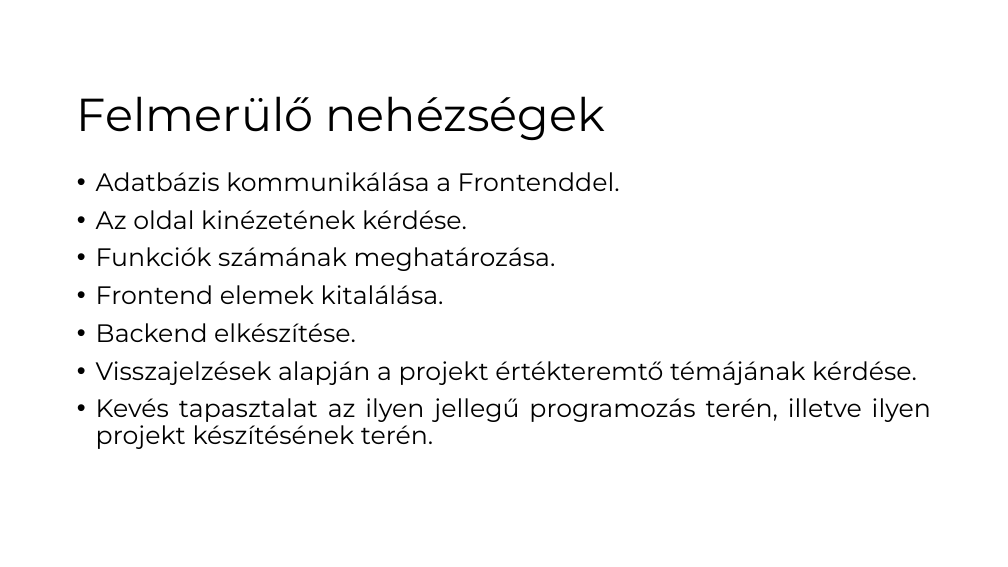
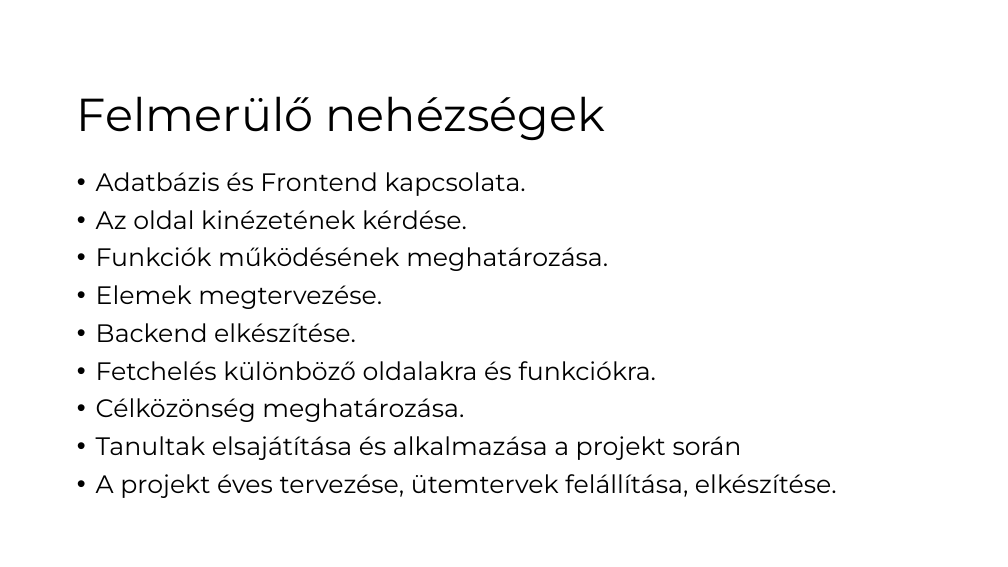
Before and after one commit to Azozzer/Projetkmunka-1-2, a slide deck: slide 4 of SZE_tantargyi_tudasbazis.pptx (slide 5 before the commit). Drawn at 1008x567 pixels with LibreOffice and Linux fonts; fonts in the diff are those of the drawing; background and template pictures are left out. Boxes give left, top, right and bottom in pixels: in the first picture for what was removed or moved away, otherwise in the second. Text is boxed around its words. In the diff, an @@ line names an element or a change of style, - is before the commit and + after.

```diff
--- a/SZE_tantargyi_tudasbazis.pptx
+++ b/SZE_tantargyi_tudasbazis.pptx
@@ text at <box>96,172,526,196</box>: text changed @@
-• Adatbázis kommunikálása a Frontenddel.
+• Adatbázis és Frontend kapcsolata.
@@ text at <box>96,247,608,309</box>: text changed @@
-• Funkciók számának meghatározása.
-• Frontend elemek kitalálása.
+• Funkciók működésének meghatározása.
+• Elemek megtervezése.
@@ text at <box>96,361,837,498</box>: text changed @@
-• Visszajelzések alapján a projekt értékteremtő témájának kérdése.
-• Kevés tapasztalat az ilyen jellegű programozás terén, illetve ilyen projekt készítésének terén.
+• Fetchelés különböző oldalakra és funkciókra.
+• Célközönség meghatározása.
+• Tanultak elsajátítása és alkalmazása a projekt során
+• A projekt éves tervezése, ütemtervek felállítása, elkészítése.
```
Also in this commit, not shown: 5 other slides changed.
